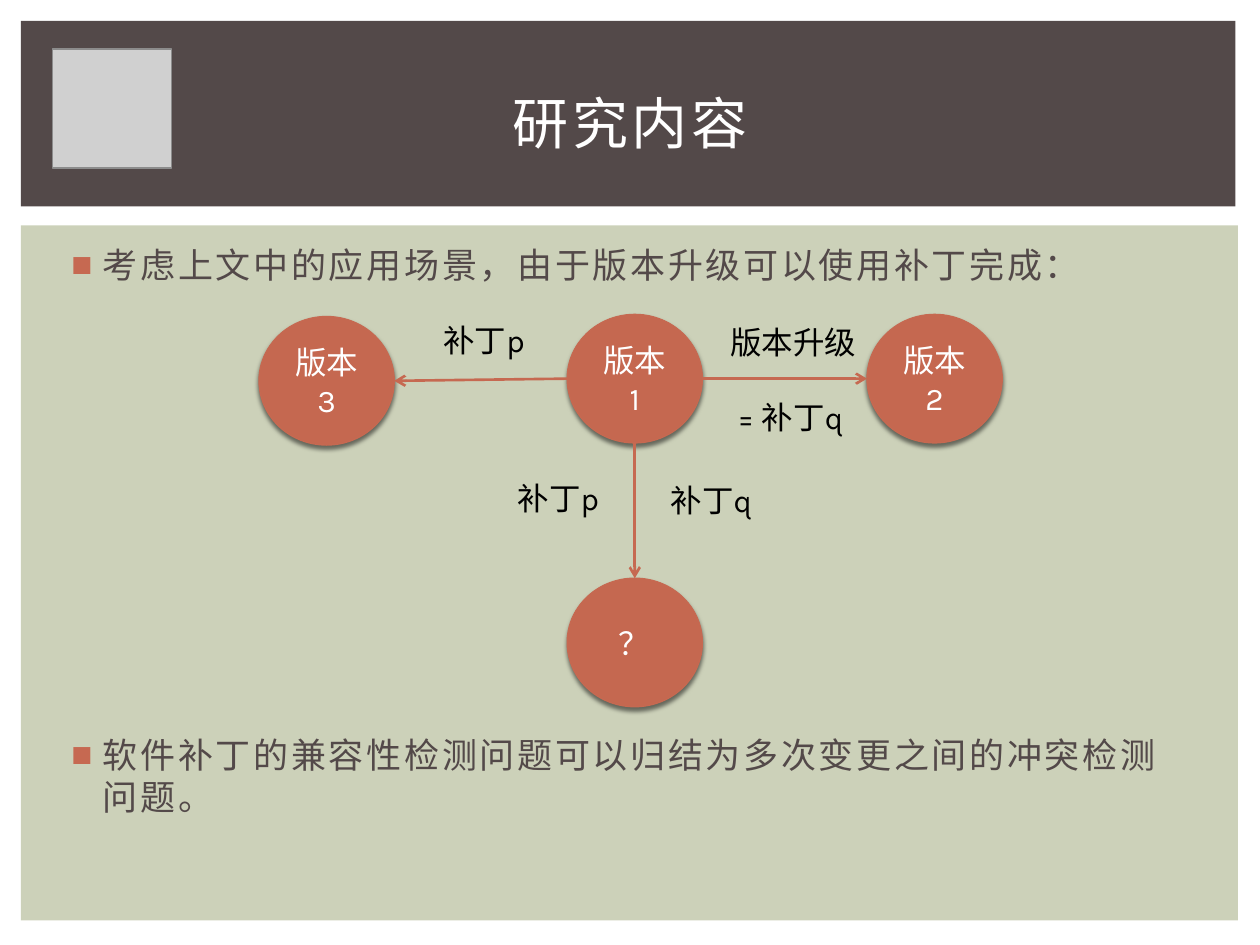
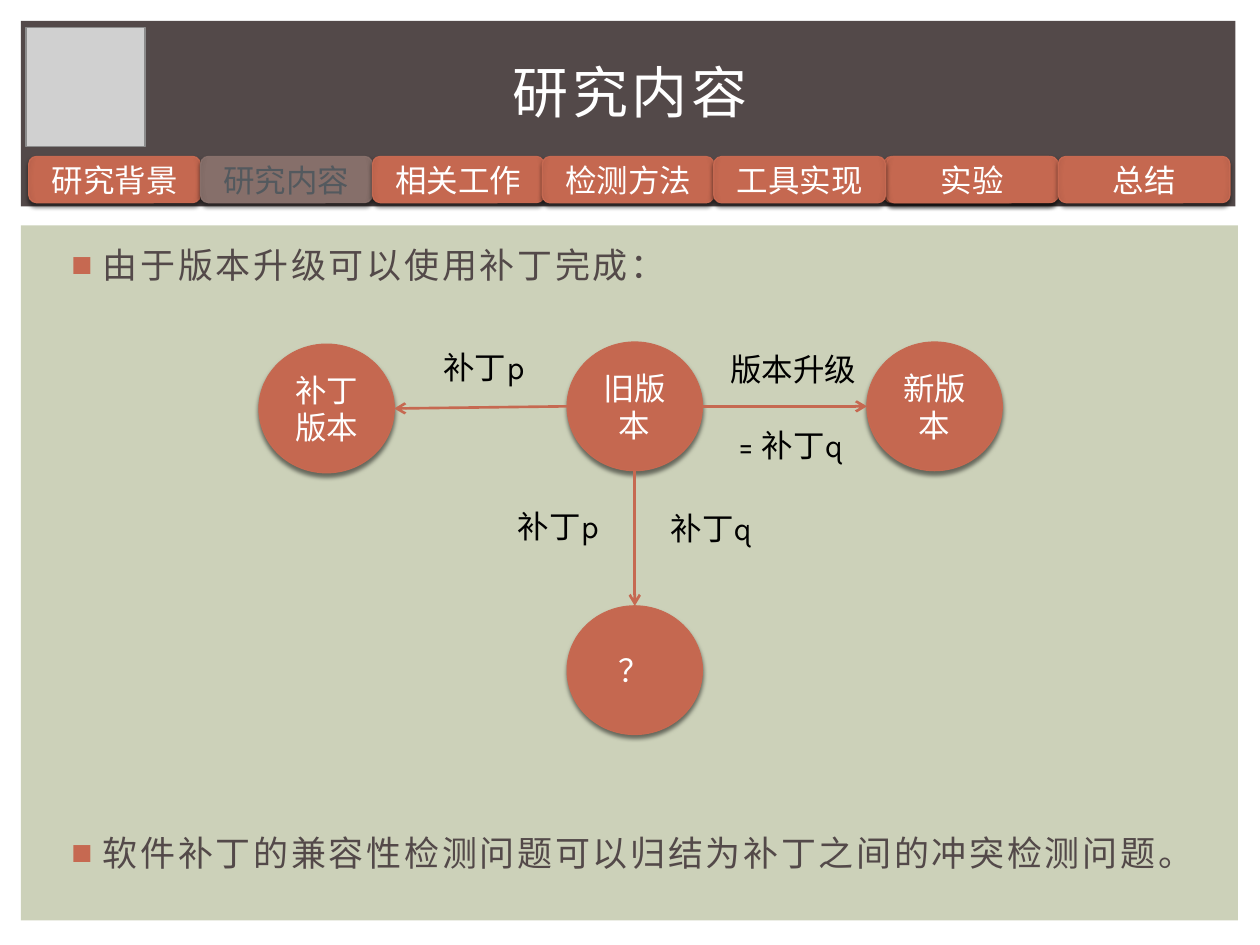
Before and after one commit to iewrer/mythesis, a slide deck: slide 4 of 答辩PPT.pptx (slide 5 before the commit). Drawn at 1260x945 pixels with LibreOffice and Linux fonts; fonts in the diff are those of the drawing; grey boxes stand for pictures. Boxes give left, top, right and bottom in pixels: in the first picture for what was removed or moved away, otherwise in the second. Text is boxed around its words. In the diff, an @@ line names an element or a change of style, - is before the commit and + after.

```diff
--- a/答辩PPT.pptx
+++ b/答辩PPT.pptx
@@ picture: place and size @@
-picture at bbox=[53, 49, 171, 168]
+picture at bbox=[26, 28, 145, 146]
@@ text "研究内容": place and size @@
-text "研究内容" at bbox=[512, 96, 747, 149]
+text "研究内容" at bbox=[513, 65, 748, 118]
@@ rounded rectangle added at bbox=[29, 156, 200, 203], fill gradient #C66951 to #B8624B, outline #C66951 0.79 pt, 18 pt, text #FFFFFF @@
+研究背景
@@ rounded rectangle added at bbox=[200, 156, 372, 203], fill gradient #87706B to #7E6864, outline #87706B 0.79 pt @@
@@ rounded rectangle added at bbox=[373, 156, 544, 203], fill gradient #C66951 to #B8624B, outline #C66951 0.79 pt, 18 pt, text #FFFFFF @@
+相关工作
@@ rounded rectangle added at bbox=[542, 156, 713, 203], fill gradient #C66951 to #B8624B, outline #C66951 0.79 pt, 18 pt, text #FFFFFF @@
+检测方法
@@ rounded rectangle added at bbox=[714, 156, 886, 203], fill gradient #C66951 to #B8624B, outline #C66951 0.79 pt, 18 pt, text #FFFFFF @@
+工具实现
@@ rounded rectangle added at bbox=[885, 156, 1056, 203], fill gradient #C66951 to #B8624B, outline #C66951 0.79 pt, 18 pt, text #FFFFFF @@
+工具实现
@@ rounded rectangle added at bbox=[887, 156, 1058, 203], fill gradient #C66951 to #B8624B, outline #C66951 0.79 pt, 18 pt, text #FFFFFF @@
+实验
@@ rounded rectangle added at bbox=[1058, 156, 1230, 203], fill gradient #C66951 to #B8624B, outline #C66951 0.79 pt, 18 pt, text #FFFFFF @@
+总结
@@ text at bbox=[103, 248, 1193, 869]: text changed @@
-■ 考虑上文中的应用场景，由于版本升级可以使用补丁完成：
-■ 软件补丁的兼容性检测问题可以归结为多次变更之间的冲突检测 问题。
+■ 由于版本升级可以使用补丁完成：
+■ 软件补丁的兼容性检测问题可以归结为补丁之间的冲突检测问题。
@@ 4 texts, 4 ellipses, 2 arrows: place and size @@
-4 texts, 4 ellipses, 2 arrows at bbox=[260, 315, 1002, 707]
+4 texts, 4 ellipses, 2 arrows at bbox=[260, 343, 1002, 735]
@@ text in ellipse at bbox=[295, 375, 358, 442]: text changed @@
-版本3
+补丁版本
@@ text in ellipse at bbox=[603, 373, 666, 440]: text changed @@
-版本1
+旧版本
@@ text in ellipse at bbox=[903, 373, 966, 440]: text changed @@
-版本2
+新版本
@@ arrow moved from (635, 444) - (635, 578) to (635, 470) - (635, 606) @@
```
Also in this commit, not shown: 6 other slides changed, 2 slides added, 1 slide removed.
